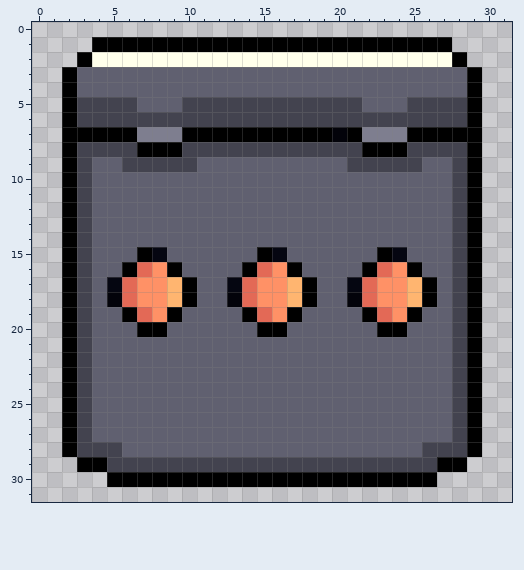
Two states of a pixel-art file, Assets/Sprites/Crates/_UziCrate.aseprite. The picture above was drawn from the file before the commit.
32x32 pixels, 1 frame. Colours within 5 levels of each other are drawn and written as one.
After:
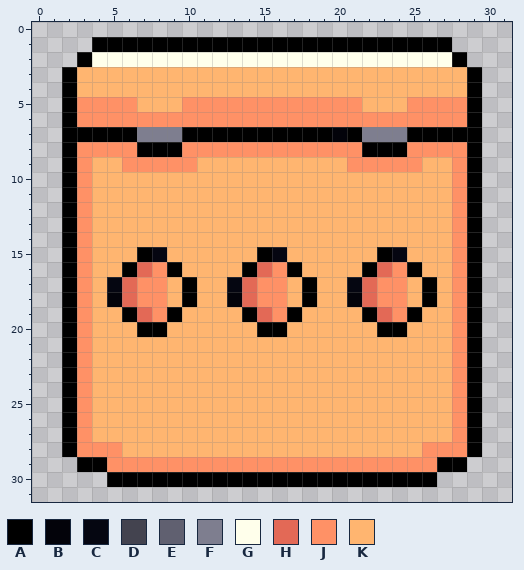
Palette (. is transparent): A #000000  B #03030a  C #050611  D #43434f  E #606070  F #7e7e8f  G #ffffeb  H #e36956  J #ff9166  K #ffb570
The exact change:
@@ x 0..31 @@
  2 ...AGGGGGGGGGGGGGGGGGGGGGGGGA...
- 3 ..AEEEEEEEEEEEEEEEEEEEEEEEEEEA..
- 4 ..AEEEEEEEEEEEEEEEEEEEEEEEEEEA..
- 5 ..ADDDDEEEDDDDDDDDDDDDEEEDDDDA..
- 6 ..ADDDDDDDDDDDDDDDDDDDDDDDDDDA..
+ 3 ..AKKKKKKKKKKKKKKKKKKKKKKKKKKA..
+ 4 ..AKKKKKKKKKKKKKKKKKKKKKKKKKKA..
+ 5 ..AJJJJKKKJJJJJJJJJJJJKKKJJJJA..
+ 6 ..AJJJJJJJJJJJJJJJJJJJJJJJJJJA..
  7 ..AAAAAFFFAAAAAAAAAABAFFFAAAAA..
- 8 ..ADDDDAAADDDDDDDDDDDDAAADDDDA..
- 9 ..ADEEDDDDDEEEEEEEEEEDDDDDEEDA..
-10 ..ADEEEEEEEEEEEEEEEEEEEEEEEEDA..
-11 ..ADEEEEEEEEEEEEEEEEEEEEEEEEDA..
-12 ..ADEEEEEEEEEEEEEEEEEEEEEEEEDA..
-13 ..ADEEEEEEEEEEEEEEEEEEEEEEEEDA..
-14 ..ADEEEEEEEEEEEEEEEEEEEEEEEEDA..
-15 ..ADEEEACEEEEEEACEEEEEEACEEEDA..
-16 ..ADEEAHJAEEEEAHJAEEEEAHJAEEDA..
-17 ..ADECHJJKAEECHJJKAEECHJJKAEDA..
-18 ..ADEBHJJKAEEBHJJKAEEBHJJKAEDA..
-19 ..ADEEAHJAEEEEAHJAEEEEAHJAEEDA..
-20 ..ADEEEAAEEEEEEAAEEEEEEAAEEEDA..
-21 ..ADEEEEEEEEEEEEEEEEEEEEEEEEDA..
-22 ..ADEEEEEEEEEEEEEEEEEEEEEEEEDA..
-23 ..ADEEEEEEEEEEEEEEEEEEEEEEEEDA..
-24 ..ADEEEEEEEEEEEEEEEEEEEEEEEEDA..
-25 ..ADEEEEEEEEEEEEEEEEEEEEEEEEDA..
-26 ..ADEEEEEEEEEEEEEEEEEEEEEEEEDA..
-27 ..ADEEEEEEEEEEEEEEEEEEEEEEEEDA..
-28 ..ADDDEEEEEEEEEEEEEEEEEEEEDDDA..
-29 ...AADDDDDDDDDDDDDDDDDDDDDDAA...
+ 8 ..AJJJJAAAJJJJJJJJJJJJAAAJJJJA..
+ 9 ..AJKKJJJJJKKKKKKKKKKJJJJJKKJA..
+10 ..AJKKKKKKKKKKKKKKKKKKKKKKKKJA..
+11 ..AJKKKKKKKKKKKKKKKKKKKKKKKKJA..
+12 ..AJKKKKKKKKKKKKKKKKKKKKKKKKJA..
+13 ..AJKKKKKKKKKKKKKKKKKKKKKKKKJA..
+14 ..AJKKKKKKKKKKKKKKKKKKKKKKKKJA..
+15 ..AJKKKACKKKKKKACKKKKKKACKKKJA..
+16 ..AJKKAHJAKKKKAHJAKKKKAHJAKKJA..
+17 ..AJKCHJJKAKKCHJJKAKKCHJJKAKJA..
+18 ..AJKBHJJKAKKBHJJKAKKBHJJKAKJA..
+19 ..AJKKAHJAKKKKAHJAKKKKAHJAKKJA..
+20 ..AJKKKAAKKKKKKAAKKKKKKAAKKKJA..
+21 ..AJKKKKKKKKKKKKKKKKKKKKKKKKJA..
+22 ..AJKKKKKKKKKKKKKKKKKKKKKKKKJA..
+23 ..AJKKKKKKKKKKKKKKKKKKKKKKKKJA..
+24 ..AJKKKKKKKKKKKKKKKKKKKKKKKKJA..
+25 ..AJKKKKKKKKKKKKKKKKKKKKKKKKJA..
+26 ..AJKKKKKKKKKKKKKKKKKKKKKKKKJA..
+27 ..AJKKKKKKKKKKKKKKKKKKKKKKKKJA..
+28 ..AJJJKKKKKKKKKKKKKKKKKKKKJJJA..
+29 ...AAJJJJJJJJJJJJJJJJJJJJJJAA...
 30 .....AAAAAAAAAAAAAAAAAAAAAA.....
